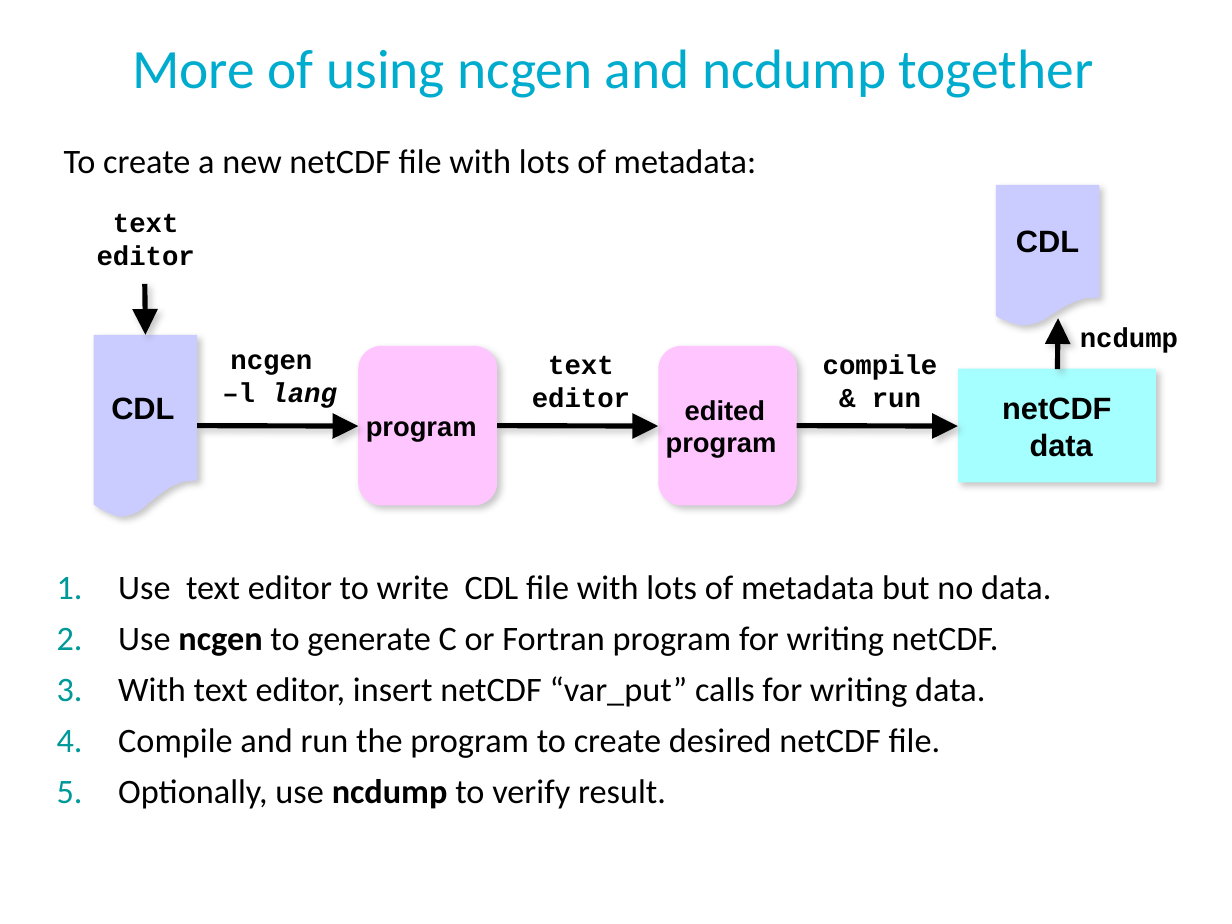
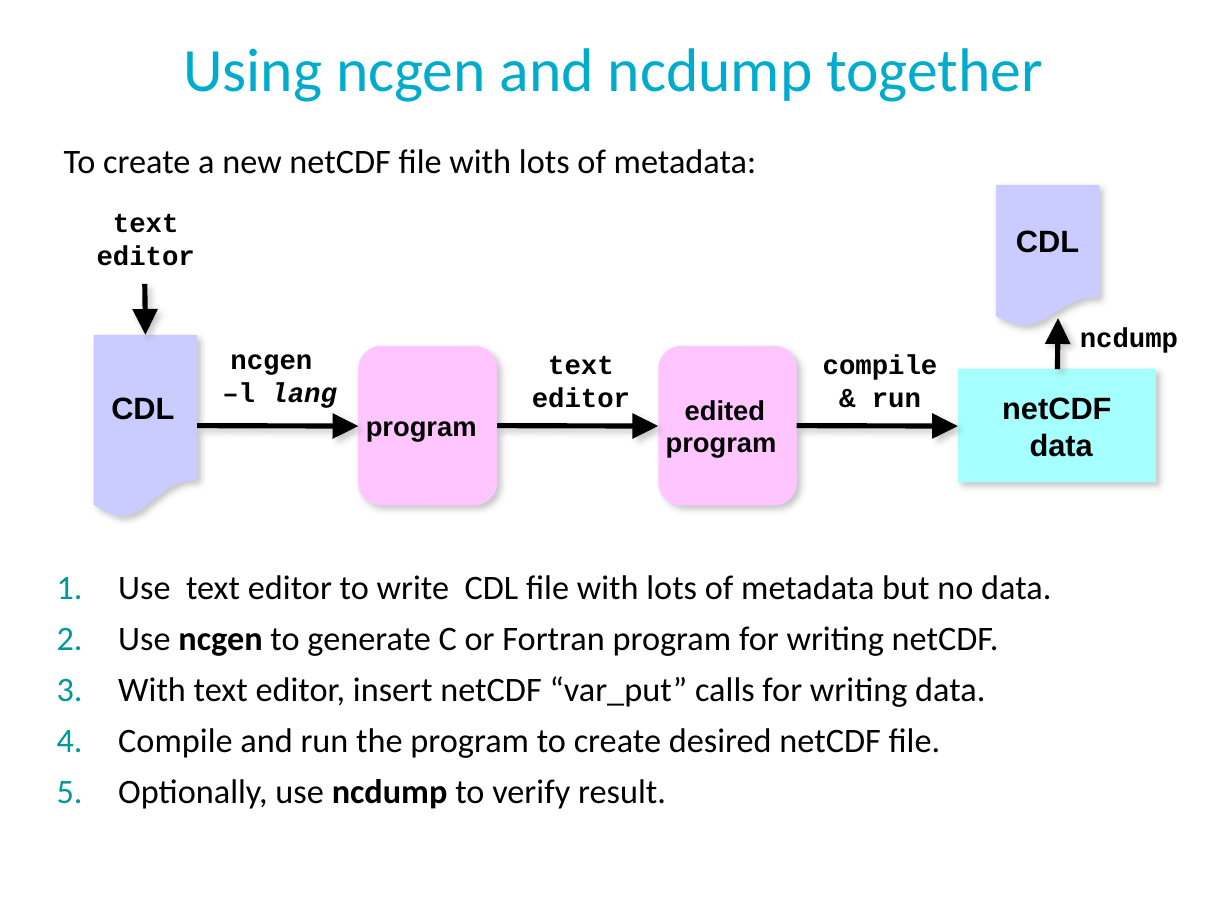
Before and after one commit to Unidata/python-workshop, a slide deck: slide 30 of presentations/netcdf-intro.pptx. Drawn at 1232x924 pixels with LibreOffice and Linux fonts; fonts in the diff are those of the drawing; background and template pictures are left out. Boxes give left, top, right and bottom in pixels: in the first picture for what was removed or moved away, otherwise in the second. Text is boxed around its words. In the diff, an @@ line names an element or a change of style, - is before the commit and + after.

```diff
--- a/presentations/netcdf-intro.pptx
+++ b/presentations/netcdf-intro.pptx
@@ title at (x1=183, y1=48, x2=1042, y2=102): text changed; size 32.4 to 36 pt @@
-More of using ncgen and ncdump together
+Using ncgen and ncdump together
```
Also in this commit, not shown: 16 other slides changed, 1 other file.
